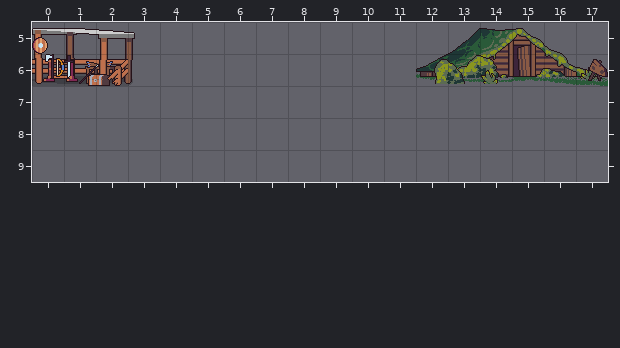
A Tiled map gets an edit: data/map.tmx. That is the earlier state.
Cells are 32x32 px. Shown: x 0..17, y 5..9.
New version:
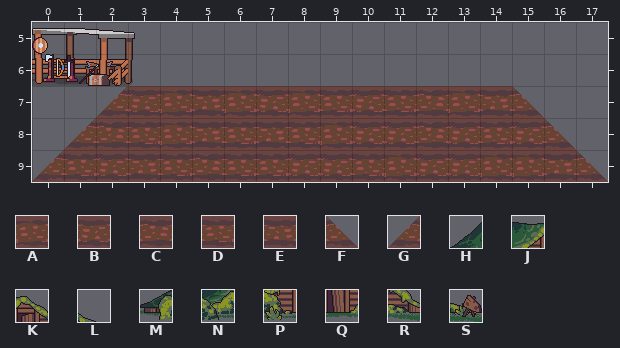
Key: from "decor": A 358, B 359, C 360, D 361, E 362, F 363, G 363 flipped left-right, H 916, J 917, K 918, L 919, M 947, N 948, P 949, Q 950, R 951, S 952.
_ is an empty cell.
Tiles replaced or removed in this view: H, J, K, L, M, N, P, Q, R, S.
Tiles of an added or newly shown layer are drawn over the layers below it.
The exact change:
Changed rows in their new state; . is an unchanged cell.
Layer "Zones/SwampBuildings" (now hidden):
first column x 12:
 5 .____.
 6 ______
Layer "Zones/HellGround" (now shown):
first column x 0:
 7 ..GBAEABADBDCAEF..
 8 .GCDAEDEDABBCBDBF.
 9 GDBEDCDDBBDABBAAEF
